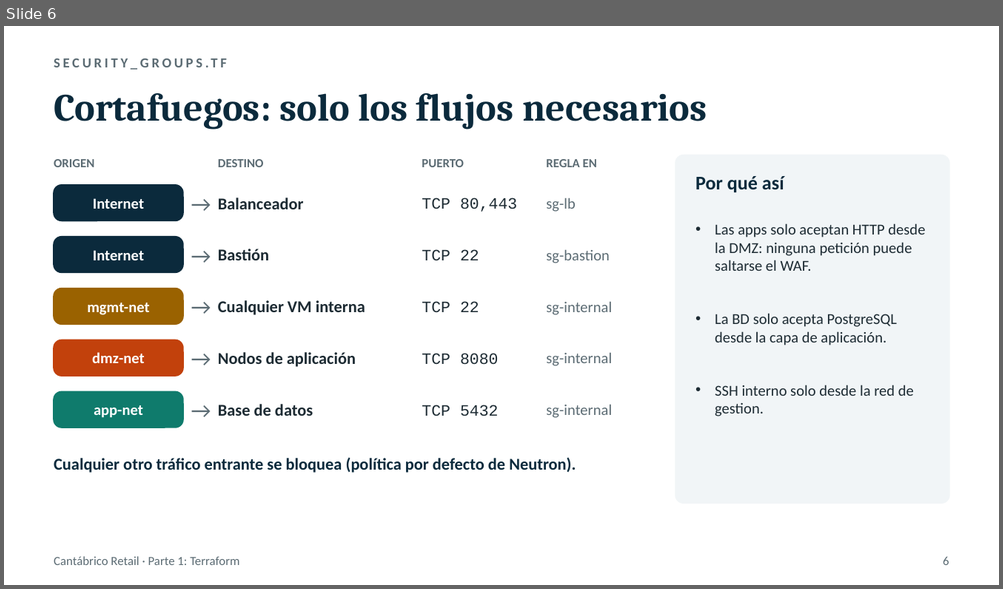
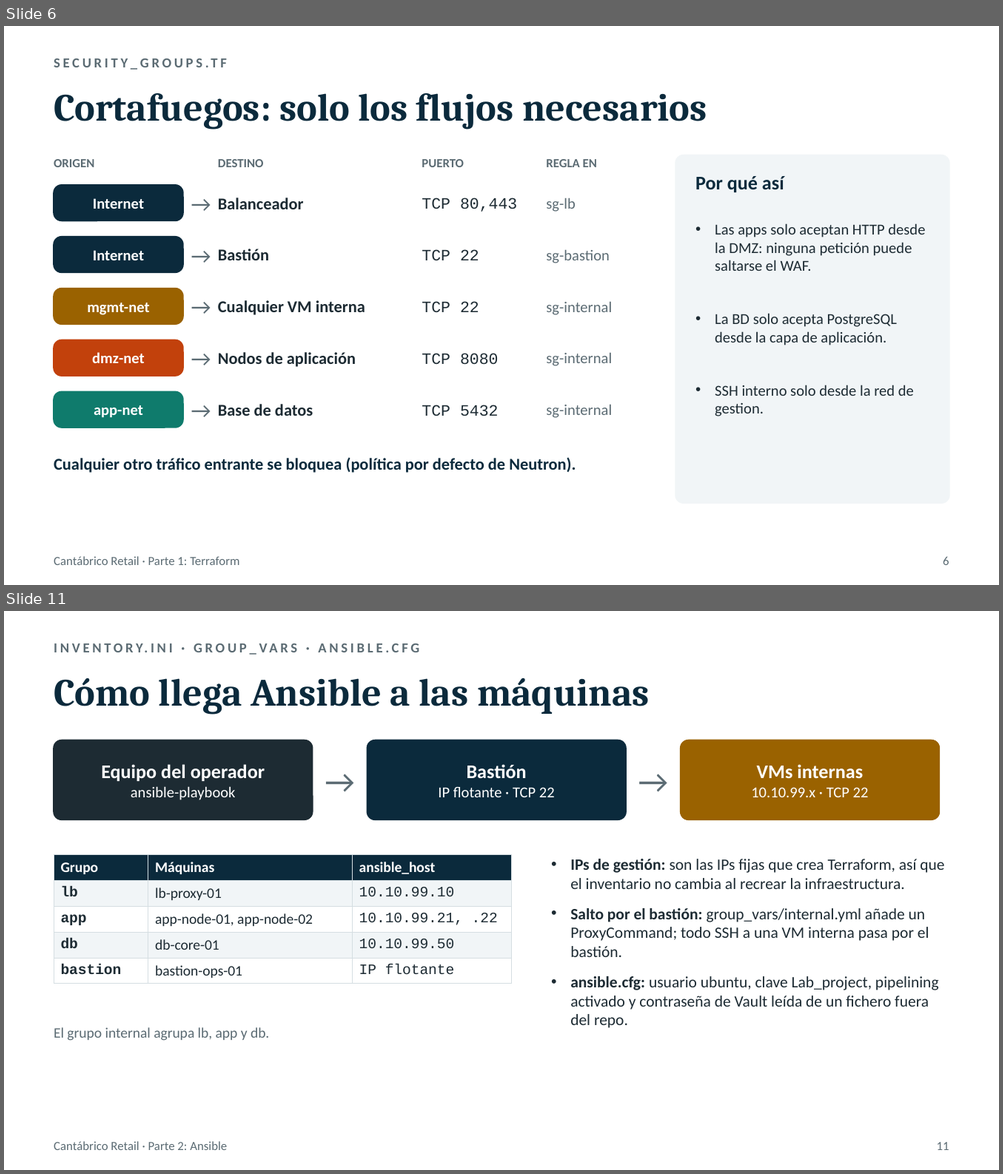
Before and after one commit to CodeSFI/ASSW_Lab_Project, a slide deck: docs/presentacion_parte1_terraform.pptx. Shown one above the other, each under a label of ours: slide 6 before the commit, slides 6 and 11 after it; the slides between them are not shown. The pictures are 1003x589 and 1003x1174 pixels, drawn with LibreOffice and Linux fonts; fonts in the diff are those of the drawing. Boxes give left, top, right and bottom in pixels: in the first picture for what was removed or moved away, otherwise in the second. Text is boxed around its words. In the diff, an @@ line names an element or a change of style, - is before the commit and + after.

```diff
--- a/docs/presentacion_parte1_terraform.pptx
+++ b/docs/presentacion_parte1_terraform.pptx
@@ slide 11 added at (x1=4, y1=611, x2=999, y2=1170), background #FFFFFF @@
@@ text added at (x1=54, y1=639, x2=949, y2=664), 10 pt, text #5B6B73, bold @@
+INVENTORY.INI · GROUP_VARS · ANSIBLE.CFG
@@ text added at (x1=54, y1=678, x2=649, y2=714), 28 pt, text #0B2A3C, bold @@
+Cómo llega Ansible a las máquinas
@@ rounded rectangle added at (x1=54, y1=741, x2=313, y2=820), fill #1D2B33, outline #1D2B33 1 pt @@
@@ text added at (x1=313, y1=741, x2=367, y2=820), 24 pt, text #5B6B73 @@
+→
@@ rounded rectangle added at (x1=367, y1=741, x2=626, y2=820), fill #0B2A3C, outline #0B2A3C 1 pt @@
@@ text added at (x1=626, y1=741, x2=680, y2=820), 24 pt, text #5B6B73 @@
+→
@@ rounded rectangle added at (x1=680, y1=741, x2=939, y2=820), fill #9A6200, outline #9A6200 1 pt @@
@@ text added at (x1=101, y1=764, x2=264, y2=800), 14 pt, text #FFFFFF, bold @@
+Equipo del operador
+ansible-playbook
@@ text added at (x1=438, y1=764, x2=555, y2=797), 11 pt, text #FFFFFF @@
+Bastión
+IP flotante · TCP 22
@@ text added at (x1=751, y1=764, x2=868, y2=797), 11 pt, text #FFFFFF @@
+VMs internas
+10.10.99.x · TCP 22
@@ table added at (x1=54, y1=854, x2=511, y2=983), 5 rows, 3 columns @@
+Grupo | Máquinas | ansible_host
+lb | lb-proxy-01 | 10.10.99.10
+app | app-node-01, app-node-02 | 10.10.99.21, .22
+db | db-core-01 | 10.10.99.50
+bastion | bastion-ops-01 | IP flotante
@@ text added at (x1=570, y1=859, x2=944, y2=1028), 11.5 pt, text #1D2B33 @@
+• IPs de gestión: son las IPs fijas que crea Terraform, así que el inventario no cambia al recrear la infraestructura.
+• Salto por el bastión: group_vars/internal.yml añade un ProxyCommand; todo SSH a una VM interna pasa por el bastión.
+• ansible.cfg: usuario ubuntu, clave Lab_project, pipelining activado y contraseña de Vault leída de un fichero fuera del repo.
@@ text added at (x1=54, y1=1028, x2=269, y2=1041), 10.5 pt, text #5B6B73 @@
+El grupo internal agrupa lb, app y db.
@@ text added at (x1=54, y1=1142, x2=227, y2=1150), 9 pt, text #5B6B73 @@
+Cantábrico Retail · Parte 2: Ansible
@@ text added at (x1=936, y1=1142, x2=949, y2=1150), 9 pt, text #5B6B73 @@
+11
```
Also in this commit, not shown: 3 slides changed, 11 other slides added.
